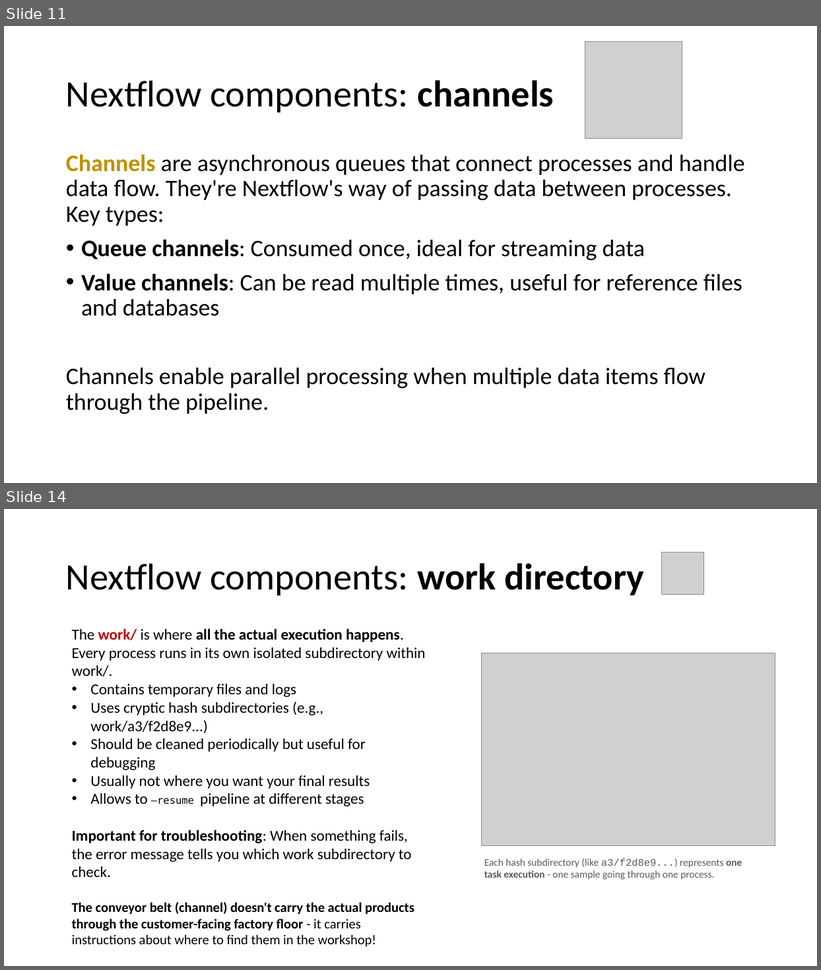
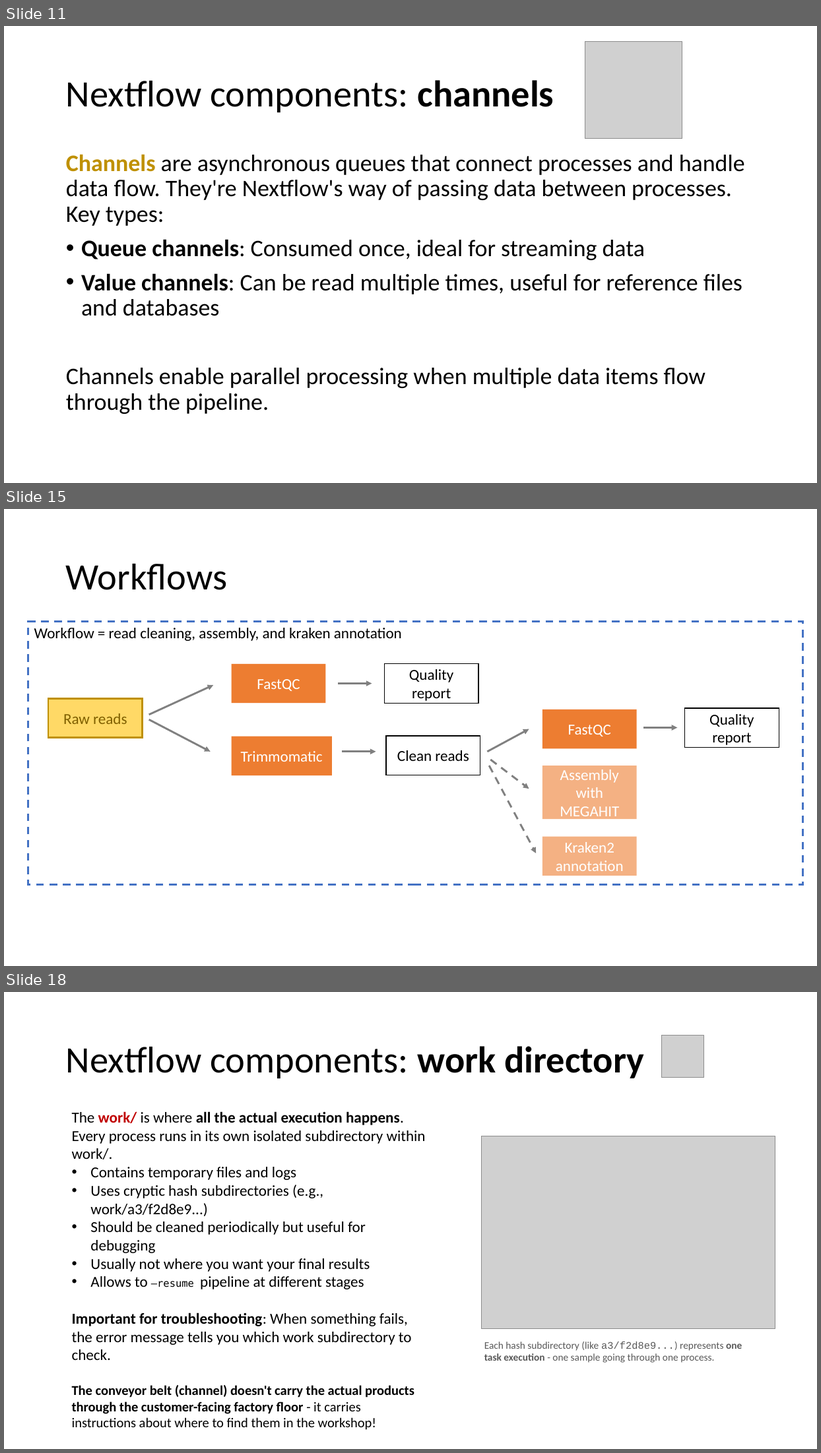
Before and after one commit to hurwitzlab/nextflow_crash_course, a slide deck: day1_material/slides/day1.pptx. Shown one above the other, each under a label of ours: slides 11 and 14 before the commit, slides 11, 15 and 18 after it; the slides between them are not shown. The pictures are 821x970 and 821x1453 pixels, drawn with LibreOffice and Linux fonts; fonts in the diff are those of the drawing; grey boxes stand for pictures. Boxes give left, top, right and bottom in pixels: in the first picture for what was removed or moved away, otherwise in the second. Text is boxed around its words. In the diff, an @@ line names an element or a change of style, - is before the commit and + after.

```diff
--- a/day1_material/slides/day1.pptx
+++ b/day1_material/slides/day1.pptx
@@ slide 15 added at box(4, 509, 817, 966), background #FFFFFF @@
@@ title added at box(66, 563, 227, 590), 44 pt, text #000000 @@
+Workflows
@@ rectangle added at box(28, 622, 804, 885), outline #4472C4 2.25 pt dashed @@
@@ text added at box(34, 628, 402, 641), 18 pt, text #000000 @@
+Workflow = read cleaning, assembly, and kraken annotation
@@ rectangle added at box(232, 664, 326, 703), fill #ED7D31, 18 pt, text #FFFFFF @@
+FastQC
@@ rectangle added at box(385, 664, 479, 703), fill #FFFFFF, outline #000000 1 pt, 18 pt, text #000000 @@
+Quality report
@@ arrow added from (149, 714) to (213, 685), #808080 2.25 pt @@
@@ arrow added from (338, 683) to (372, 683), #808080 2.25 pt @@
@@ rectangle added at box(48, 698, 143, 738), fill #FFD966, outline #BF9001 2.25 pt, 18 pt, text #806000 @@
+Raw reads
@@ arrow added from (149, 720) to (210, 752), #808080 2.25 pt @@
@@ rectangle added at box(543, 710, 637, 749), fill #ED7D31, 18 pt, text #FFFFFF @@
+FastQC
@@ rectangle added at box(684, 708, 780, 747), fill #FFFFFF, outline #000000 1 pt, 18 pt, text #000000 @@
+Quality report
@@ rectangle added at box(232, 737, 332, 776), fill #ED7D31, 18 pt, text #FFFFFF @@
+Trimmomatic
@@ rectangle added at box(386, 736, 481, 775), fill #FFFFFF, outline #000000 1 pt, 18 pt, text #000000 @@
+Clean reads
@@ arrow added from (488, 752) to (529, 729), #808080 2.25 pt @@
@@ arrow added from (644, 728) to (677, 728), #808080 2.25 pt @@
@@ arrow added from (343, 752) to (376, 752), #808080 2.25 pt @@
@@ arrow added from (490, 766) to (536, 854), #808080 2.25 pt dashed @@
@@ arrow added from (491, 760) to (529, 789), #808080 2.25 pt dashed @@
@@ rectangle added at box(543, 766, 637, 819), fill #F4B183, 18 pt, text #FFFFFF @@
+Assembly with MEGAHIT
@@ rectangle added at box(543, 836, 637, 875), fill #F4B183, 18 pt, text #FFFFFF @@
+Kraken2 annotation
@@ what was slide 14 is now slide 18 @@
```
Also in this commit, not shown: 2 slides changed, 3 other slides added, 9 other files.
